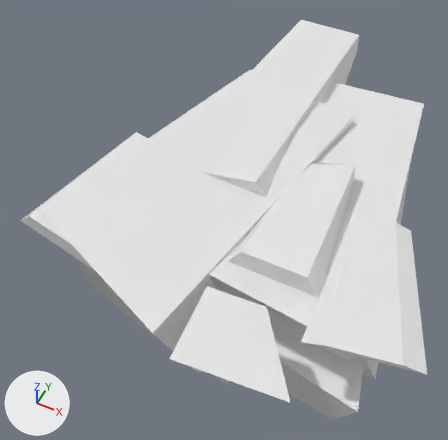
A saved change to the FBX model BlackSmithGame/Assets/3Dmodels/bridgestart_1.fbx.
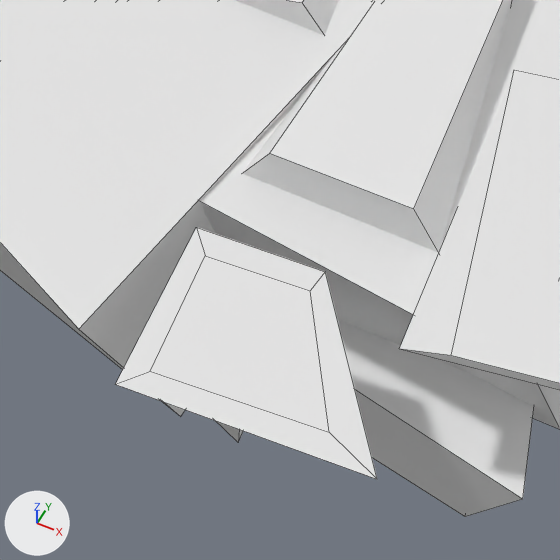
Each version appears first whole from a camera (50 mm lens) standing at (4.08, -4.28, 5.88) and looking at (1.21, 1.47, -1.3), and next in a close-up on the part from 26% to 84% of the width and 41% to 100% of the height. The lights are fixed; the arrows at lower left show +X, +Y and +Z. The close-ups show mesh edges as thin lines. Where no turn or scale is listed for an object, it has been applied to the vertices.

Names of what the first close-up shows: 'bridgestart_1'.
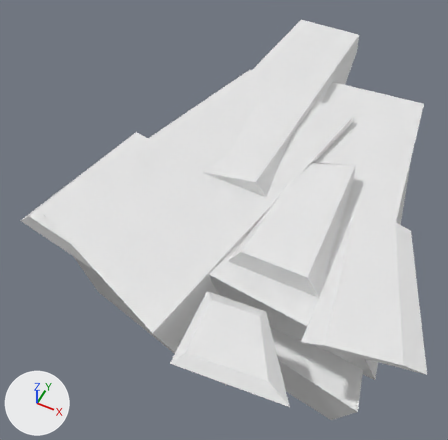
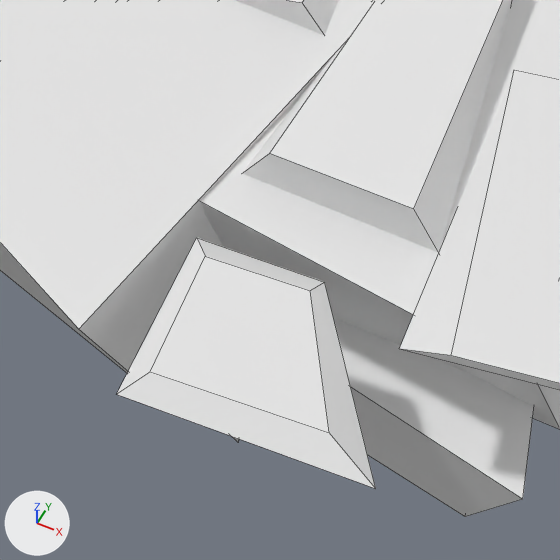
Changed parts and their boxes (x1, y1, x2, y2) in the close-ups (560 x 560 px; the box of a moved part takes in the faces that stretch with it):
part 1 of me_bridgestart_1, moved or reshaped
    before: (116, 227, 377, 479)
    after: (117, 238, 376, 489)
part 2 of me_bridgestart_1, shading changed
    both: (0, 0, 560, 517)

The change, as a list of edits to the scene's bpy script:
```text
Change me_bridgestart_1:
    where me_bridgestart_1.from_pydata(...)  # 72 vertices, 47 faces; spans x -0.8..4.59, y -1.55..5.42, z -2.53..0.12
    used by ob_bridgestart_1; location = (0.0, 0.0, 0.0)
    before: 64 (2.06, -1.55, -0.09) at pixel (115, 384), 66 (1.97, -0.5, -0.13) at pixel (196, 227), 68 (3.42, -1.44, -0.09) at pixel (377, 479), 70 (2.72, -0.46, -0.11) at pixel (325, 271)
    me_bridgestart_1 part 1
    add for i in [64, 66, 68, 70]: me_bridgestart_1.vertices[i].co += Vector((0.0, 0.0, -0.1))
    me_bridgestart_1 part 2: edges marked sharp go from 79 to 80
```
